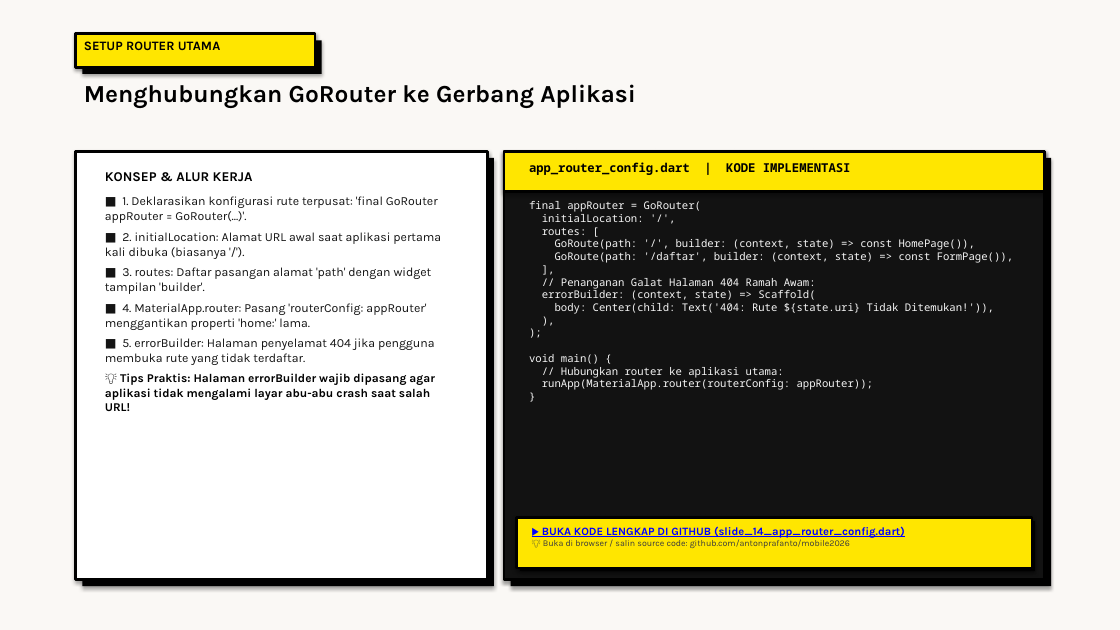
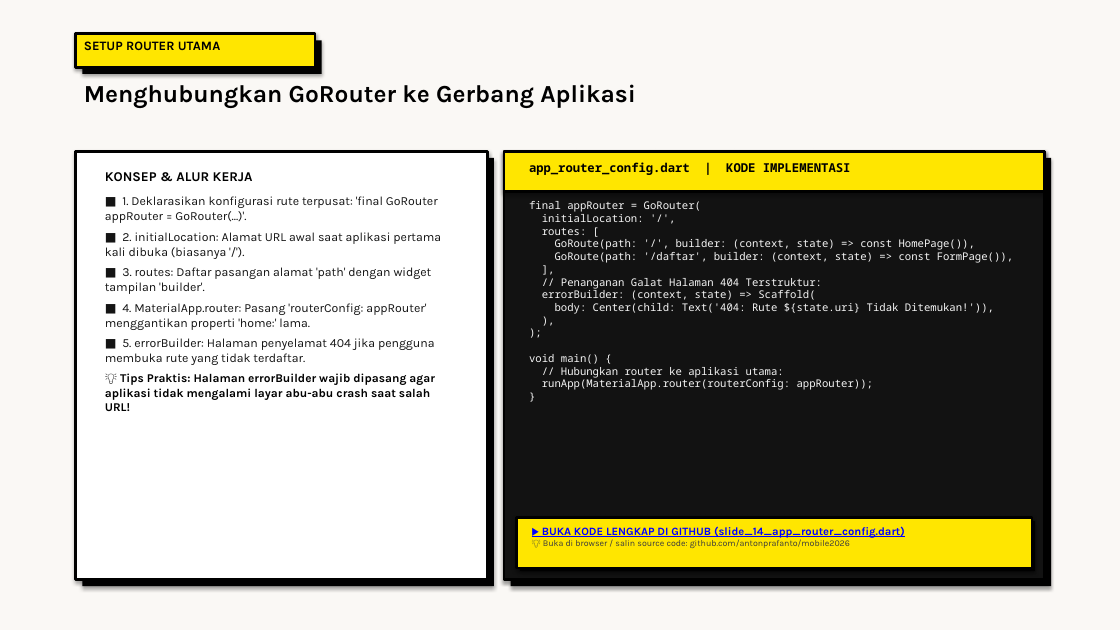
Before and after one commit to antonprafanto/mobile2026, a slide deck: slide 14 of 03_slide_presentasi/PERTEMUAN_04_Form_Handling_dan_GoRouter.pptx. Drawn at 1120x630 pixels with LibreOffice and Linux fonts; fonts in the diff are those of the drawing. Boxes give left, top, right and bottom in pixels: in the first picture for what was removed or moved away, otherwise in the second. Text is boxed around its words. In the diff, an @@ line names an element or a change of style, - is before the commit and + after.

Commit message:
refactor(presentation): eliminasi istilah 'awam' dan standarisasi narasi akademis profesional di seluruh slide P1-P7, kode, dan markdown

```diff
--- a/03_slide_presentasi/PERTEMUAN_04_Form_Handling_dan_GoRouter.pptx
+++ b/03_slide_presentasi/PERTEMUAN_04_Form_Handling_dan_GoRouter.pptx
@@ text at [529, 201, 1013, 390]: text changed @@
-final appRouter = GoRouter(
-initialLocation: '/',
-routes: [
-GoRoute(path: '/', builder: (context, state) => const HomePage()),
-GoRoute(path: '/daftar', builder: (context, state) => const FormPage()),
-],
-// Penanganan Galat Halaman 404 Ramah Awam:
-errorBuilder: (context, state) => Scaffold(
-body: Center(child: Text('404: Rute ${state.uri} Tidak Ditemukan!')),
-),
-);
-void main() {
-// Hubungkan router ke aplikasi utama:
-runApp(MaterialApp.router(routerConfig: appRouter));
-}
+final appRouter = GoRouter(
+initialLocation: '/',
+routes: [
+GoRoute(path: '/', builder: (context, state) => const HomePage()),
+GoRoute(path: '/daftar', builder: (context, state) => const FormPage()),
+],
+// Penanganan Galat Halaman 404 Terstruktur:
+errorBuilder: (context, state) => Scaffold(
+body: Center(child: Text('404: Rute ${state.uri} Tidak Ditemukan!')),
+),
+);
+void main() {
+// Hubungkan router ke aplikasi utama:
+runApp(MaterialApp.router(routerConfig: appRouter));
+}
```
Also in this commit, not shown: 1 other slide changed, 19 other files.
